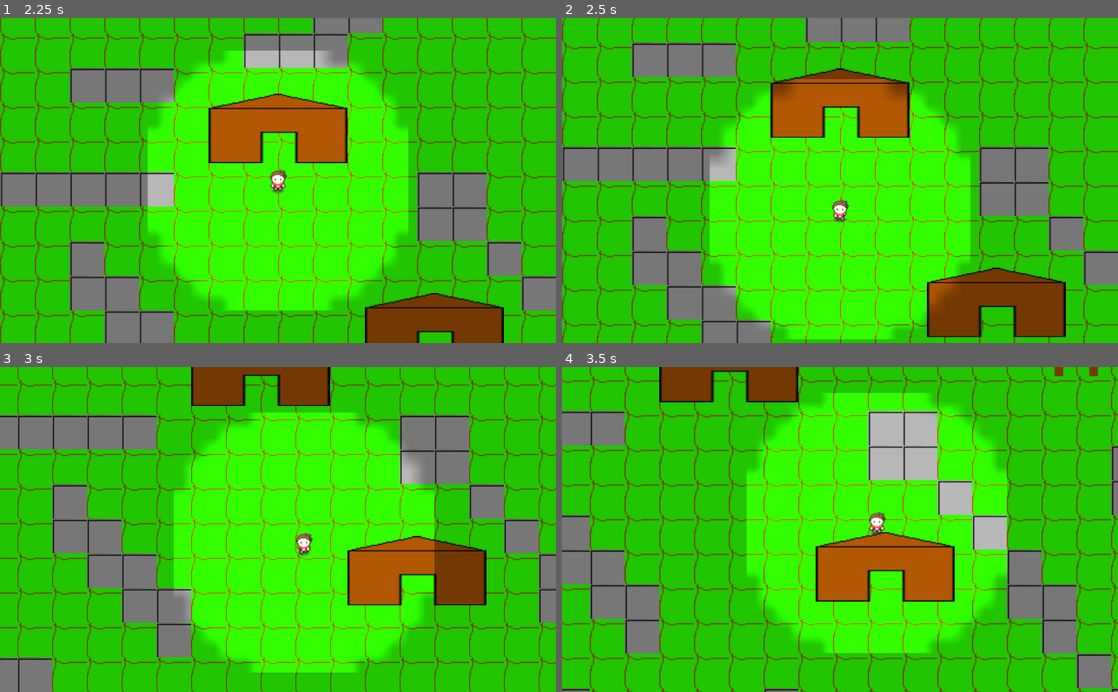
Above: before the commit, frames 1-4 (two rows, left to right).
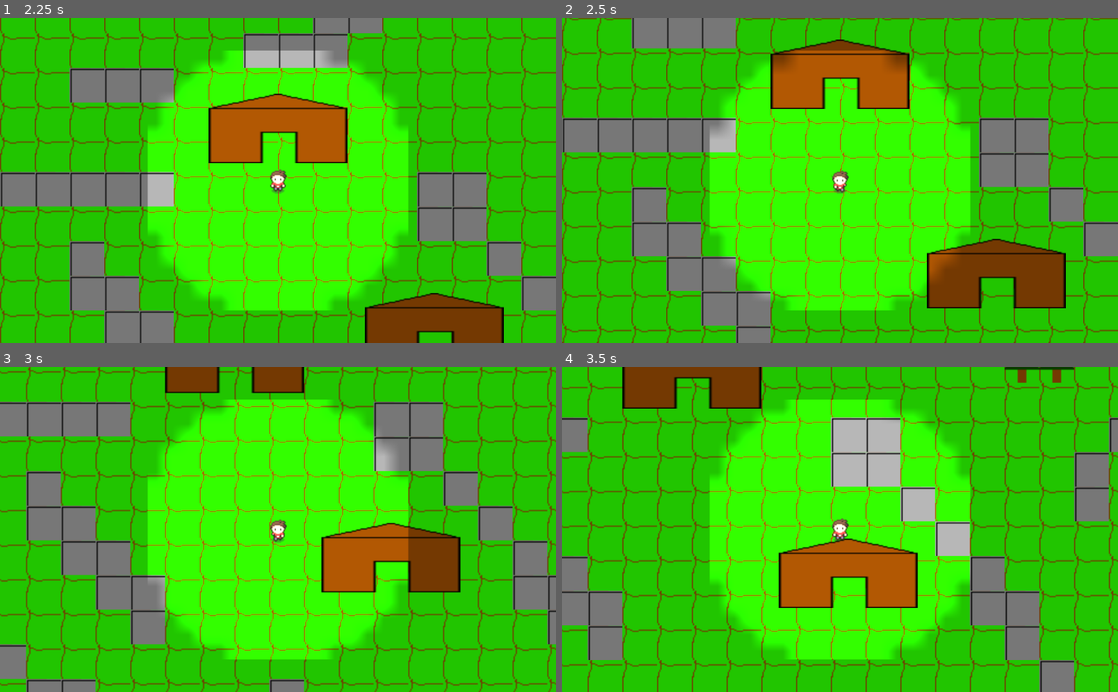
Above: after the commit, the same moments.

Repository: HaywardMorihara/2021AprGameJam
Game: Godot game, scene res://menu/MainMenu.tscn
Same seed, same stepped clock (60 frames per second), same inputs: the game is played once before the commit and once after it.
Inputs (mouse positions are in pixels of both pictures, inside the frame that each line leads up to):
- Up to frame 1 (2.25 s): click "Start" at 0.5 s; tap Enter at 1.25 s; move the mouse to (400, 164) at 1.27 s; hold D (right) 1.28-2.03 s; tap Space (check_watch) at 1.35, 2 s; move the mouse to (166, 196) at 2.02 s; hold S (down) from 2.03 s (still down); click (166, 196) at 2.1 s
- Up to frame 2 (2.5 s): keep holding S (down)
- Up to frame 3 (3 s): move the mouse to (333, 458) at 2.77 s; release S (down) at 2.78 s; hold D (right) from 2.78 s (still down); tap Space (check_watch) at 2.85 s
- Up to frame 4 (3.5 s): keep holding D (right)

Frame 1 is identical in both runs. In frame 2, 44% of the frame differs, in the area x 0-100%, y 0-100%; in frame 3, 42%; in frame 4, 48%.

Commit message:
attempt to optimize animation

Diff:
--- a/player/Player.gd
+++ b/player/Player.gd
@@ -32,13 +32,6 @@
 	# Make sure diagonal movement isn't faster
 	velocity = velocity.normalized() * speed
 
-
-func _physics_process(delta):
-	_get_input()
-	velocity = move_and_slide(velocity)
-
-
-func _process(delta)->void:
 	if velocity.length() == 0:
 		$PlayerAnimation.animation = "still_down"
 	elif abs(velocity.x) >= abs(velocity.y):
@@ -49,6 +42,12 @@
 		else:
 			print("moving down")
 			$PlayerAnimation.animation = "moving_down"
+
+
+func _physics_process(delta):
+	_get_input()
+	velocity = move_and_slide(velocity)
+
 
 func _input(event):
 	if Input.is_action_just_pressed("check_watch"):
--- a/player/Player.tscn
+++ b/player/Player.tscn
@@ -12,39 +12,39 @@
 flags = 4
 frame_0/texture = ExtResource( 2 )
 
-[sub_resource type="AtlasTexture" id=5]
-flags = 4
-atlas = ExtResource( 5 )
-region = Rect2( 0, 0, 16, 32 )
-
-[sub_resource type="AtlasTexture" id=6]
-flags = 4
-atlas = ExtResource( 5 )
-region = Rect2( 16, 0, 16, 32 )
-
-[sub_resource type="AtlasTexture" id=7]
-flags = 4
-atlas = ExtResource( 5 )
-region = Rect2( 32, 0, 16, 32 )
-
-[sub_resource type="AtlasTexture" id=8]
-flags = 4
-atlas = ExtResource( 5 )
-region = Rect2( 48, 0, 16, 32 )
-
 [sub_resource type="AtlasTexture" id=3]
 flags = 4
 atlas = ExtResource( 5 )
 region = Rect2( 0, 0, 16, 32 )
 
-[sub_resource type="SpriteFrames" id=4]
+[sub_resource type="AtlasTexture" id=4]
+flags = 4
+atlas = ExtResource( 5 )
+region = Rect2( 16, 0, 16, 32 )
+
+[sub_resource type="AtlasTexture" id=5]
+flags = 4
+atlas = ExtResource( 5 )
+region = Rect2( 32, 0, 16, 32 )
+
+[sub_resource type="AtlasTexture" id=6]
+flags = 4
+atlas = ExtResource( 5 )
+region = Rect2( 48, 0, 16, 32 )
+
+[sub_resource type="AtlasTexture" id=7]
+flags = 4
+atlas = ExtResource( 5 )
+region = Rect2( 0, 0, 16, 32 )
+
+[sub_resource type="SpriteFrames" id=8]
 animations = [ {
-"frames": [ SubResource( 5 ), SubResource( 6 ), SubResource( 7 ), SubResource( 8 ) ],
+"frames": [ SubResource( 3 ), SubResource( 4 ), SubResource( 5 ), SubResource( 6 ) ],
 "loop": true,
 "name": "moving_down",
 "speed": 5.0
 }, {
-"frames": [ SubResource( 3 ) ],
+"frames": [ SubResource( 7 ) ],
 "loop": true,
 "name": "still_down",
 "speed": 5.0
@@ -59,7 +59,6 @@
 [node name="Camera2D" type="Camera2D" parent="."]
 current = true
 zoom = Vector2( 0.5, 0.5 )
-smoothing_enabled = true
 
 [node name="Light2D" type="Light2D" parent="."]
 scale = Vector2( 15, 15 )
Not shown: 1 places in player/Player.tscn that only renumber resources
